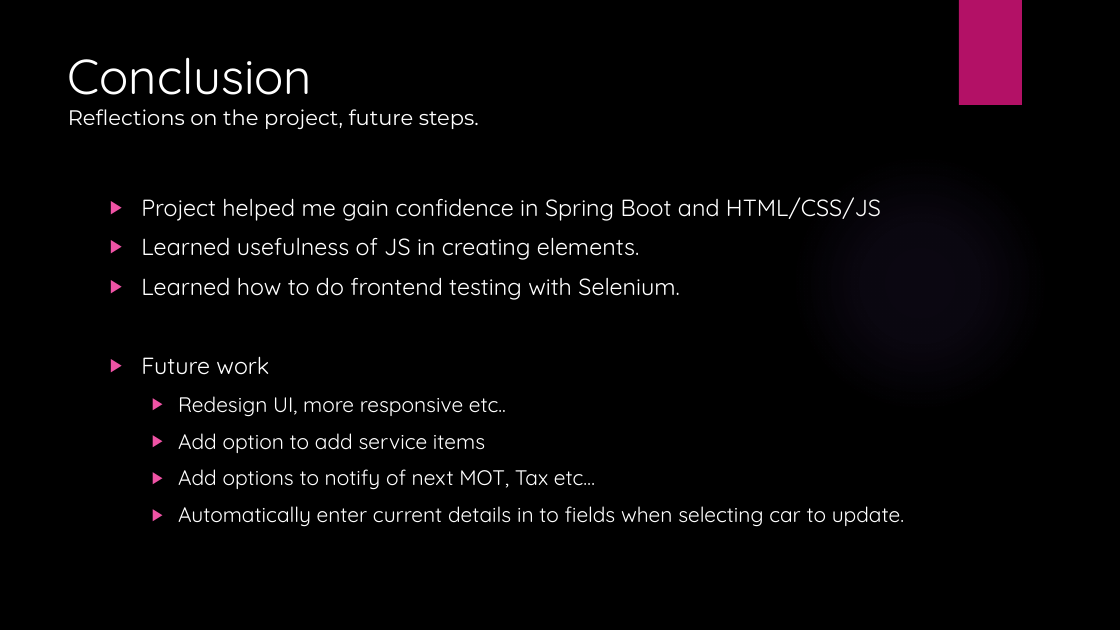
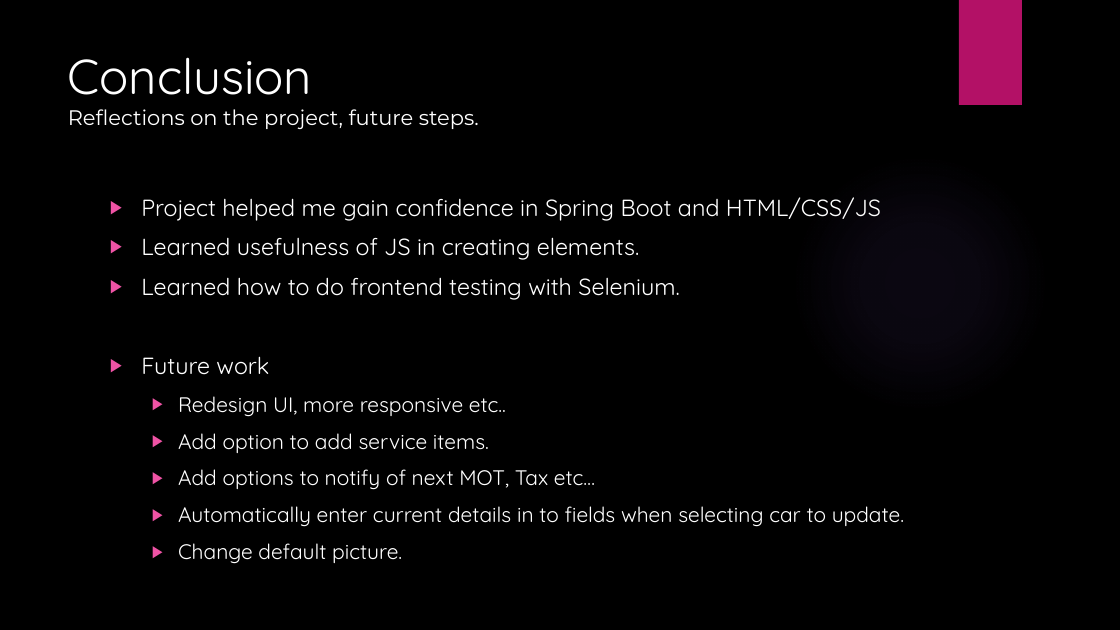
Before and after one commit to ashkl/HWA-CarModTracker, a slide deck: slide 10 of Documentation/HWA Project.pptx. Drawn at 1120x630 pixels with LibreOffice and Linux fonts; fonts in the diff are those of the drawing; background and template pictures are left out. Boxes give left, top, right and bottom in pixels: in the first picture for what was removed or moved away, otherwise in the second. Text is boxed around its words. In the diff, an @@ line names an element or a change of style, - is before the commit and + after.

Commit message:
Edited presentation and added PDF.

```diff
--- a/Documentation/HWA Project.pptx
+++ b/Documentation/HWA Project.pptx
@@ text at bbox=[178, 433, 489, 453]: text changed @@
-  ▶ Add option to add service items
+  ▶ Add option to add service items.
@@ text at bbox=[178, 543, 402, 564]: paragraph added @@
+  ▶ Change default picture.
```
Also in this commit, not shown: 1 other slide changed, 2 other files.
